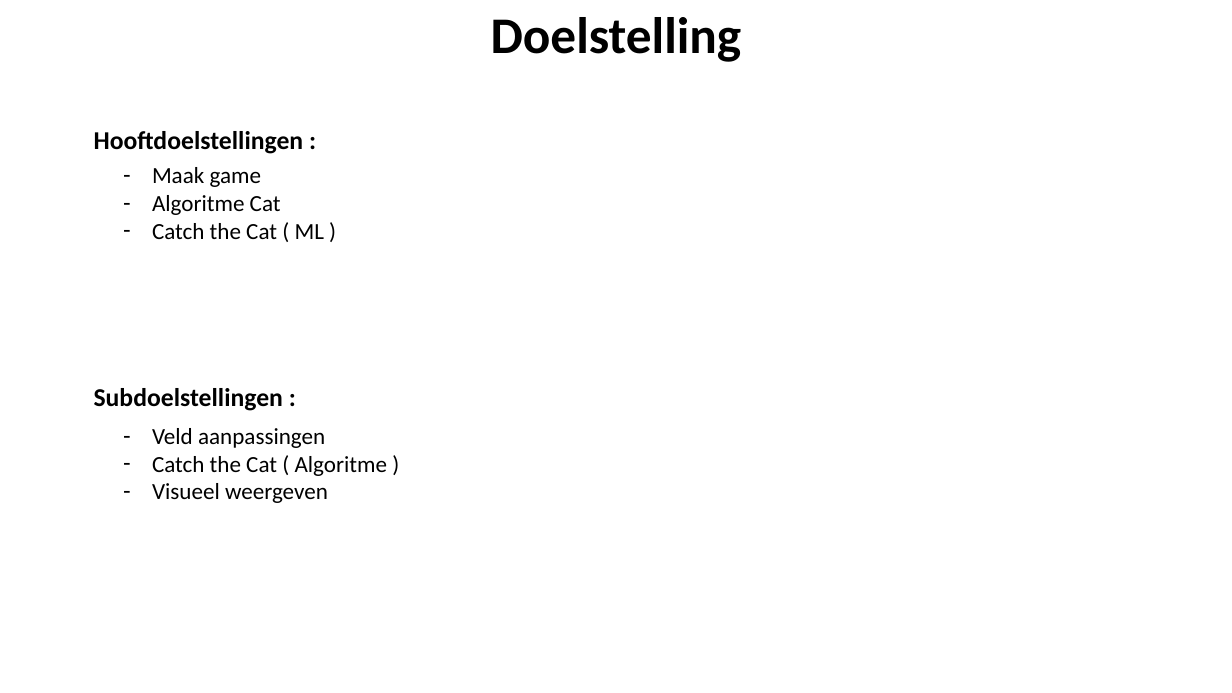
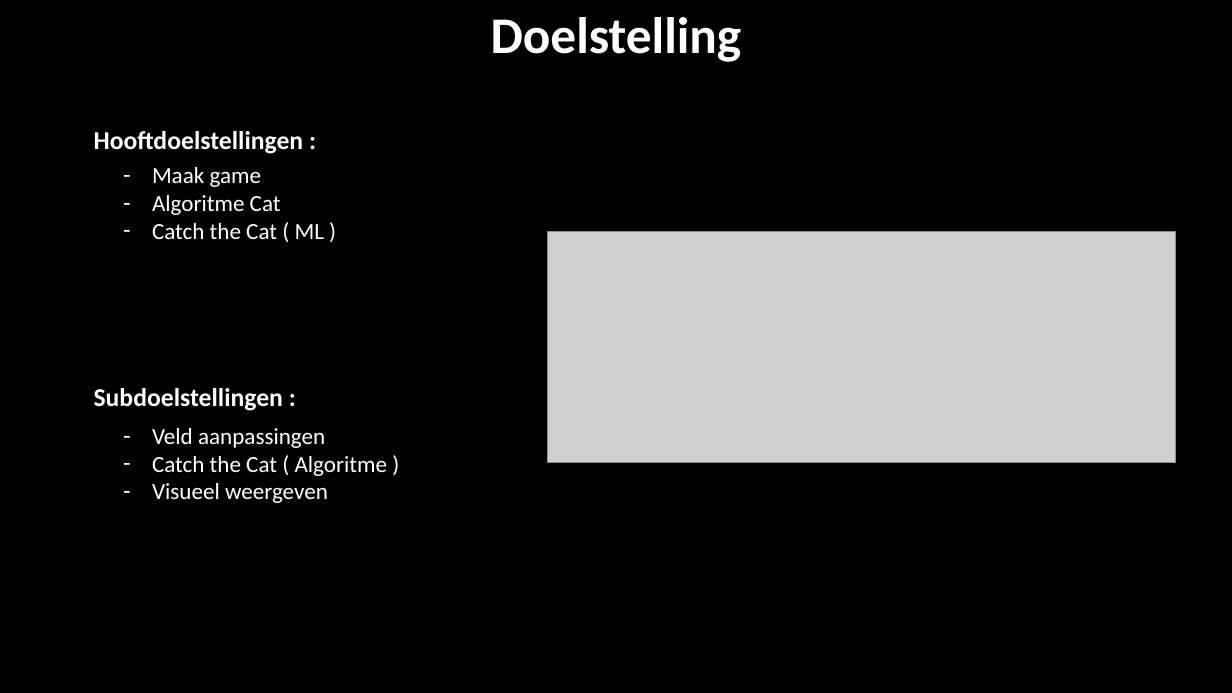
Before and after one commit to JorenVandewalle/Trap-the-cat-AI, a slide deck: slide 2 of Trap_The_Cat_MachineLearning.pptx. Drawn at 1232x693 pixels with LibreOffice and Linux fonts; fonts in the diff are those of the drawing; grey boxes stand for pictures. Boxes give left, top, right and bottom in pixels: in the first picture for what was removed or moved away, otherwise in the second. Text is boxed around its words. In the diff, an @@ line names an element or a change of style, - is before the commit and + after.

```diff
--- a/Trap_The_Cat_MachineLearning.pptx
+++ b/Trap_The_Cat_MachineLearning.pptx
@@ background #FFFFFF to #000000 @@
@@ picture added at [547, 232, 1176, 462] @@
@@ text colour #000000 to #FFFFFF in 5 elements at [491, 17, 742, 62], [94, 131, 304, 154], [94, 388, 283, 411], [152, 167, 324, 239], [152, 428, 388, 503] @@
```
Also in this commit, not shown: 3 other slides changed, 2 slides added, 1 other file.
